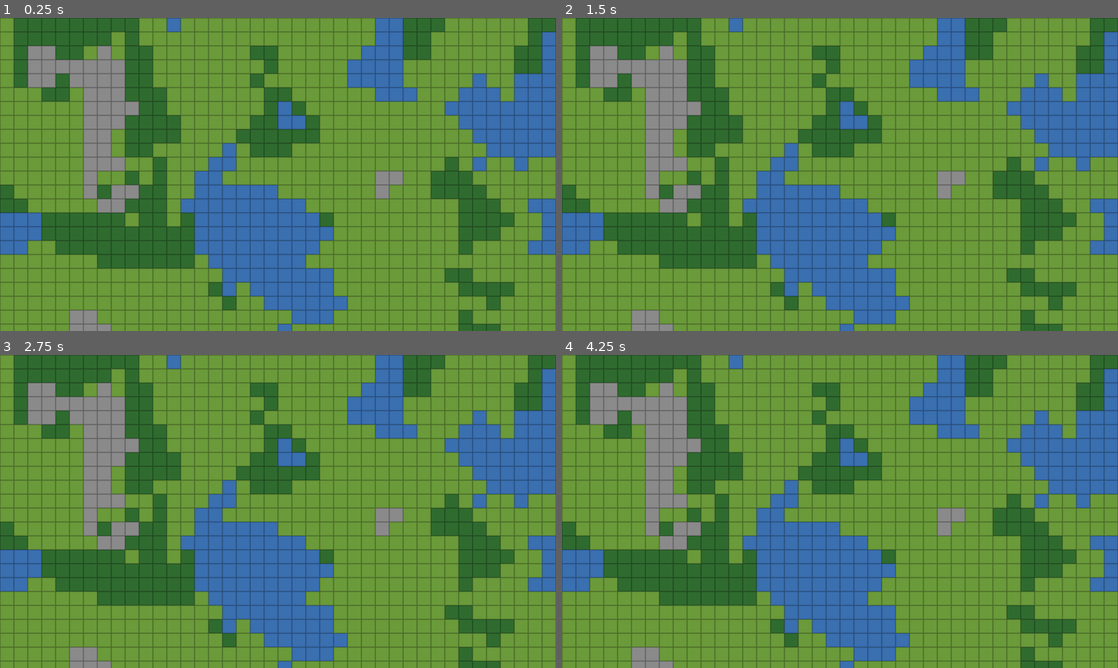
Above: before the commit, frames 1-4 (two rows, left to right).
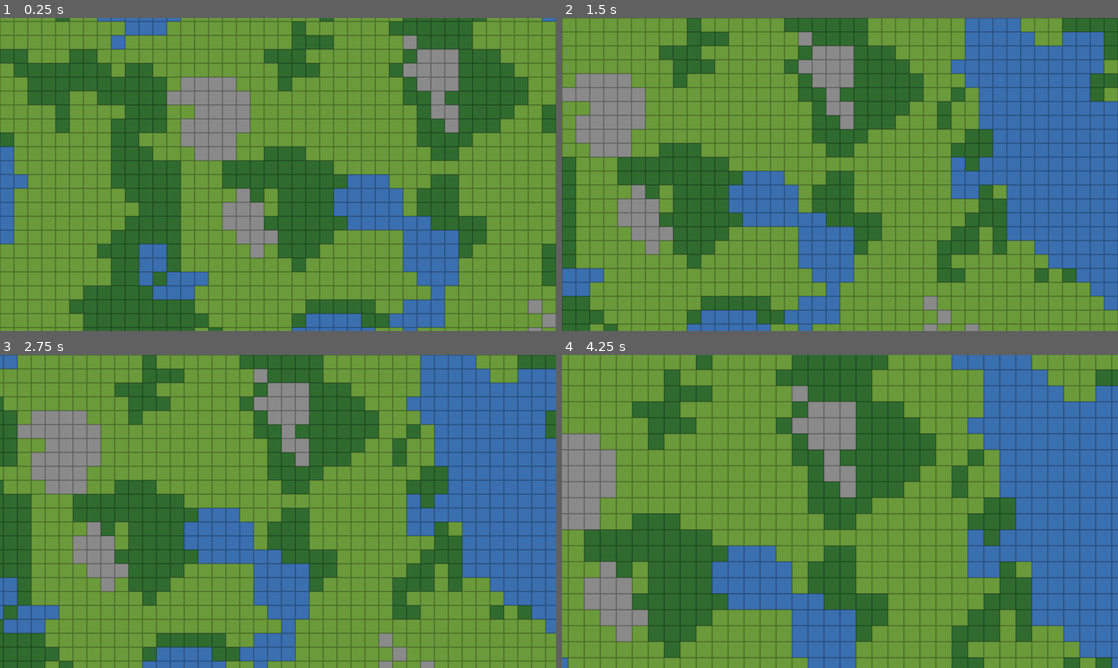
Above: after the commit, the same moments.

Repository: GrindelfP/KingdomYouth
Game: Godot game, scene res://scenes/world/world.tscn
Same seed, same stepped clock (60 frames per second), same inputs: the game is played once before the commit and once after it.
Inputs (mouse positions are in pixels of both pictures, inside the frame that each line leads up to):
- Up to frame 1 (0.25 s): no input
- Up to frame 2 (1.5 s): tap Enter at 0.5 s; move the mouse to (962, 158) at 0.52 s; hold Middle mouse button (camera_drag, bound only after the comm… 0.53-1.28 s; tap S (camera_pan_down, bound only after the commit) at 0.8, 1.35 s; tap Space at 1.25 s; move the mouse to (728, 190) at 1.27 s
- Up to frame 3 (2.75 s): tap A (camera_pan_left, bound only after the commit) at 1.55, 2.1 s; tap Enter at 2 s; move the mouse to (333, 442) at 2.02 s; tap D (camera_pan_right, bound only after the commit) at 2.3 s
- Up to frame 4 (4.25 s): tap Space at 2.75 s; move the mouse to (812, 574) at 2.77 s; tap D (camera_pan_right, bound only after the commit) at 2.85 s; tap W (camera_pan_up, bound only after the commit) at 3.05, 3.6 s; tap Enter at 3.5 s; move the mouse to (1006, 558) at 3.52 s; hold Mouse wheel up (camera_zoom_in, bound only after the commit) from 3.53 s (still down)

The runs differ from the first frame. In frame 1, 64% of the frame differs, in the area x 0-100%, y 0-100%; in frame 2, 55%; in frame 3, 60%; in frame 4, 68%.

Commit message:
[FEATURE] add camera pan, zoom, drag, and cursor-to-tile helper
Co-Authored-By: Claude Haiku 5.5 <noreply@anthropic.com>

Diff:
--- a/project.godot
+++ b/project.godot
@@ -22,3 +22,45 @@
 [rendering]
 
 renderer/rendering_method="forward_plus"
+
+[input]
+
+camera_pan_left={
+"deadzone": 0.5,
+"events": [Object(InputEventKey,"resource_local_to_scene":false,"resource_name":"","device":-1,"window_id":0,"alt_pressed":false,"shift_pressed":false,"ctrl_pressed":false,"meta_pressed":false,"pressed":false,"keycode":0,"physical_keycode":65,"key_label":0,"unicode":0,"location":0,"echo":false,"script":null)
+, Object(InputEventKey,"resource_local_to_scene":false,"resource_name":"","device":-1,"window_id":0,"alt_pressed":false,"shift_pressed":false,"ctrl_pressed":false,"meta_pressed":false,"pressed":false,"keycode":0,"physical_keycode":4194319,"key_label":0,"unicode":0,"location":0,"echo":false,"script":null)
+]
+}
+camera_pan_right={
+"deadzone": 0.5,
+"events": [Object(InputEventKey,"resource_local_to_scene":false,"resource_name":"","device":-1,"window_id":0,"alt_pressed":false,"shift_pressed":false,"ctrl_pressed":false,"meta_pressed":false,"pressed":false,"keycode":0,"physical_keycode":68,"key_label":0,"unicode":0,"location":0,"echo":false,"script":null)
+, Object(InputEventKey,"resource_local_to_scene":false,"resource_name":"","device":-1,"window_id":0,"alt_pressed":false,"shift_pressed":false,"ctrl_pressed":false,"meta_pressed":false,"pressed":false,"keycode":0,"physical_keycode":4194321,"key_label":0,"unicode":0,"location":0,"echo":false,"script":null)
+]
+}
+camera_pan_up={
+"deadzone": 0.5,
+"events": [Object(InputEventKey,"resource_local_to_scene":false,"resource_name":"","device":-1,"window_id":0,"alt_pressed":false,"shift_pressed":false,"ctrl_pressed":false,"meta_pressed":false,"pressed":false,"keycode":0,"physical_keycode":87,"key_label":0,"unicode":0,"location":0,"echo":false,"script":null)
+, Object(InputEventKey,"resource_local_to_scene":false,"resource_name":"","device":-1,"window_id":0,"alt_pressed":false,"shift_pressed":false,"ctrl_pressed":false,"meta_pressed":false,"pressed":false,"keycode":0,"physical_keycode":4194320,"key_label":0,"unicode":0,"location":0,"echo":false,"script":null)
+]
+}
+camera_pan_down={
+"deadzone": 0.5,
+"events": [Object(InputEventKey,"resource_local_to_scene":false,"resource_name":"","device":-1,"window_id":0,"alt_pressed":false,"shift_pressed":false,"ctrl_pressed":false,"meta_pressed":false,"pressed":false,"keycode":0,"physical_keycode":83,"key_label":0,"unicode":0,"location":0,"echo":false,"script":null)
+, Object(InputEventKey,"resource_local_to_scene":false,"resource_name":"","device":-1,"window_id":0,"alt_pressed":false,"shift_pressed":false,"ctrl_pressed":false,"meta_pressed":false,"pressed":false,"keycode":0,"physical_keycode":4194322,"key_label":0,"unicode":0,"location":0,"echo":false,"script":null)
+]
+}
+camera_zoom_in={
+"deadzone": 0.5,
+"events": [Object(InputEventMouseButton,"resource_local_to_scene":false,"resource_name":"","device":-1,"window_id":0,"alt_pressed":false,"shift_pressed":false,"ctrl_pressed":false,"meta_pressed":false,"button_mask":0,"position":Vector2(0, 0),"global_position":Vector2(0, 0),"factor":1.0,"button_index":4,"canceled":false,"pressed":true,"double_click":false,"script":null)
+]
+}
+camera_zoom_out={
+"deadzone": 0.5,
+"events": [Object(InputEventMouseButton,"resource_local_to_scene":false,"resource_name":"","device":-1,"window_id":0,"alt_pressed":false,"shift_pressed":false,"ctrl_pressed":false,"meta_pressed":false,"button_mask":0,"position":Vector2(0, 0),"global_position":Vector2(0, 0),"factor":1.0,"button_index":5,"canceled":false,"pressed":true,"double_click":false,"script":null)
+]
+}
+camera_drag={
+"deadzone": 0.5,
+"events": [Object(InputEventMouseButton,"resource_local_to_scene":false,"resource_name":"","device":-1,"window_id":0,"alt_pressed":false,"shift_pressed":false,"ctrl_pressed":false,"meta_pressed":false,"button_mask":0,"position":Vector2(0, 0),"global_position":Vector2(0, 0),"factor":1.0,"button_index":3,"canceled":false,"pressed":true,"double_click":false,"script":null)
+]
+}
--- a/scenes/world/world.tscn
+++ b/scenes/world/world.tscn
@@ -2,9 +2,13 @@
 
 [ext_resource type="Script" path="res://scripts/world/world_grid.gd" id="1_grid"]
 [ext_resource type="TileSet" path="res://resources/terrain_tileset.tres" id="2_tiles"]
+[ext_resource type="Script" path="res://scripts/world/camera_controller.gd" id="3_camera"]
 
 [node name="World" type="Node2D"]
 script = ExtResource("1_grid")
 
 [node name="Terrain" type="TileMapLayer" parent="."]
 tile_set = ExtResource("2_tiles")
+
+[node name="Camera" type="Camera2D" parent="."]
+script = ExtResource("3_camera")
--- /dev/null
+++ b/scripts/world/camera_controller.gd
@@ -0,0 +1,61 @@
+class_name CameraController
+extends Camera2D
+
+@onready var world_grid: WorldGrid = get_parent()
+@export var pan_speed := 600.0
+@export var min_zoom := 0.5
+@export var max_zoom := 3.0
+@export var zoom_factor := 1.15
+@export var zoom_smoothing := 12.0
+
+var _target_zoom := 1.0
+var _dragging := false
+var _bounds: Rect2
+
+
+func _ready() -> void:
+	_target_zoom = clampf(zoom.x, min_zoom, max_zoom)
+	zoom = Vector2.ONE * _target_zoom
+	_bounds = world_grid.get_world_bounds()
+	position = _bounds.get_center()
+
+
+func _process(delta: float) -> void:
+	var direction := Input.get_vector("camera_pan_left", "camera_pan_right", "camera_pan_up", "camera_pan_down")
+	position += direction * pan_speed * delta / zoom.x
+
+	var blend := 1.0 - exp(-zoom_smoothing * delta)
+	zoom = Vector2.ONE * lerpf(zoom.x, _target_zoom, blend)
+	_clamp_to_bounds()
+
+
+func _unhandled_input(event: InputEvent) -> void:
+	if event.is_action_pressed("camera_zoom_in"):
+		_target_zoom = clampf(_target_zoom * zoom_factor, min_zoom, max_zoom)
+	elif event.is_action_pressed("camera_zoom_out"):
+		_target_zoom = clampf(_target_zoom / zoom_factor, min_zoom, max_zoom)
+	elif event.is_action_pressed("camera_drag"):
+		_dragging = true
+	elif event.is_action_released("camera_drag"):
+		_dragging = false
+	elif event is InputEventMouseMotion and _dragging:
+		position -= event.relative / zoom.x
+		_clamp_to_bounds()
+
+
+func get_hovered_grid_pos() -> Vector2i:
+	return world_grid.world_to_grid(get_global_mouse_position())
+
+
+func _clamp_to_bounds() -> void:
+	var half_view := get_viewport_rect().size / (2.0 * zoom.x)
+	position = Vector2(
+		_clamp_axis(position.x, _bounds.position.x + half_view.x, _bounds.end.x - half_view.x, _bounds.get_center().x),
+		_clamp_axis(position.y, _bounds.position.y + half_view.y, _bounds.end.y - half_view.y, _bounds.get_center().y),
+	)
+
+
+func _clamp_axis(value: float, low: float, high: float, center: float) -> float:
+	if low > high:
+		return center
+	return clampf(value, low, high)
--- a/scripts/world/world_grid.gd
+++ b/scripts/world/world_grid.gd
@@ -12,7 +12,9 @@
 const ROCK_LEVEL := 0.4
 const FOREST_LEVEL := 0.15
 
-@onready var terrain: TileMapLayer = $Terrain
+var terrain: TileMapLayer:
+	get:
+		return $Terrain
 
 
 func _ready() -> void:
Not shown, added: scripts/world/camera_controller.gd.uid
Not shown, changed: docs/session-log.md
Not shown, changed: docs/tickets/0003-camera-input.md
